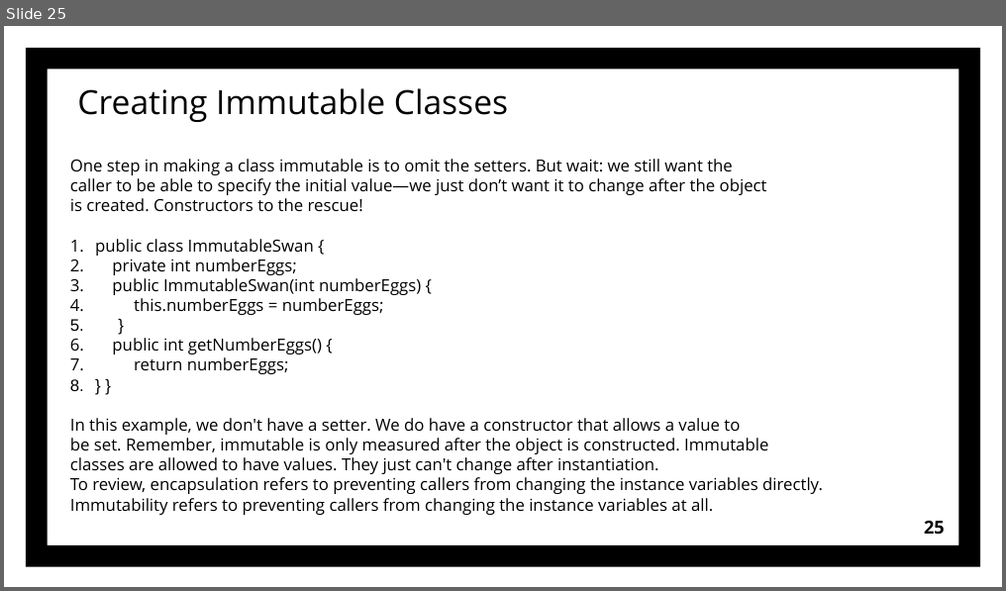
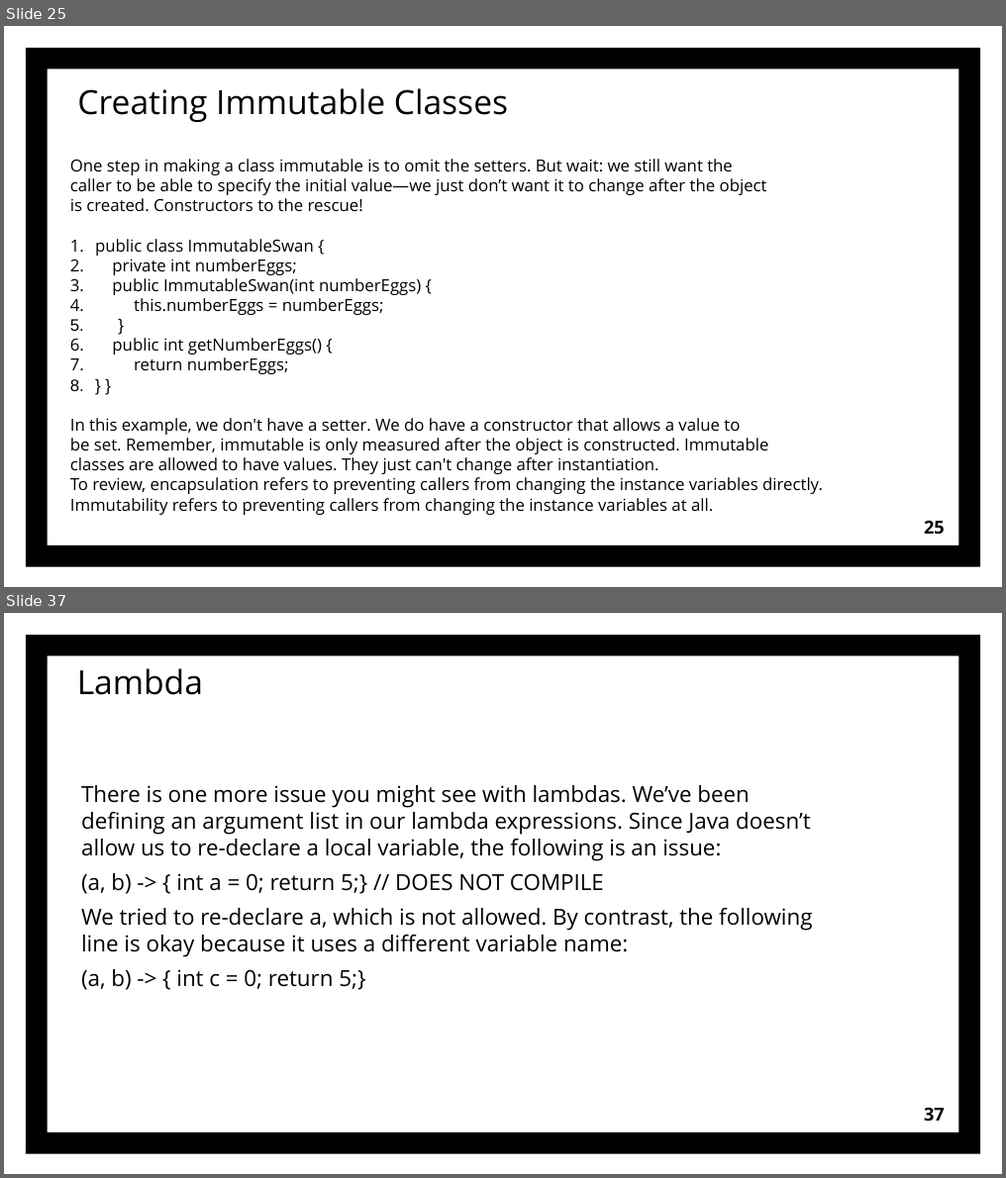
Before and after one commit to Grigory2000/OCATests, a slide deck: OCA Chapter 4 part 3.pptx. Shown one above the other, each under a label of ours: slide 25 before the commit, slides 25 and 37 after it; the slides between them are not shown. The pictures are 1006x591 and 1006x1178 pixels, drawn with LibreOffice and Linux fonts; fonts in the diff are those of the drawing. Boxes give left, top, right and bottom in pixels: in the first picture for what was removed or moved away, otherwise in the second. Text is boxed around its words. In the diff, an @@ line names an element or a change of style, - is before the commit and + after.

Commit message:
lambda commit

```diff
--- a/OCA Chapter 4 part 3.pptx
+++ b/OCA Chapter 4 part 3.pptx
@@ slide 37 added at bbox=[4, 613, 1002, 1174], background #FFFFFF; not listed: 1 template element that a slide beside it also shows @@
@@ title added at bbox=[77, 668, 203, 695], 24 pt, text #000000 @@
+Lambda
@@ text added at bbox=[81, 785, 812, 990], 16 pt, text #000000 @@
+There is one more issue you might see with lambdas. We’ve been defining an argument list in our lambda expressions. Since Java doesn’t allow us to re-declare a local variable, the following is an issue:
+(a, b) -> { int a = 0; return 5;} // DOES NOT COMPILE
+We tried to re-declare a, which is not allowed. By contrast, the following line is okay because it uses a different variable name:
+(a, b) -> { int c = 0; return 5;}
@@ page number added at bbox=[924, 1108, 944, 1121], 13 pt, text #000000, bold @@
+37
```
Also in this commit, not shown: 7 slides changed, 10 other slides added, 31 other files.
